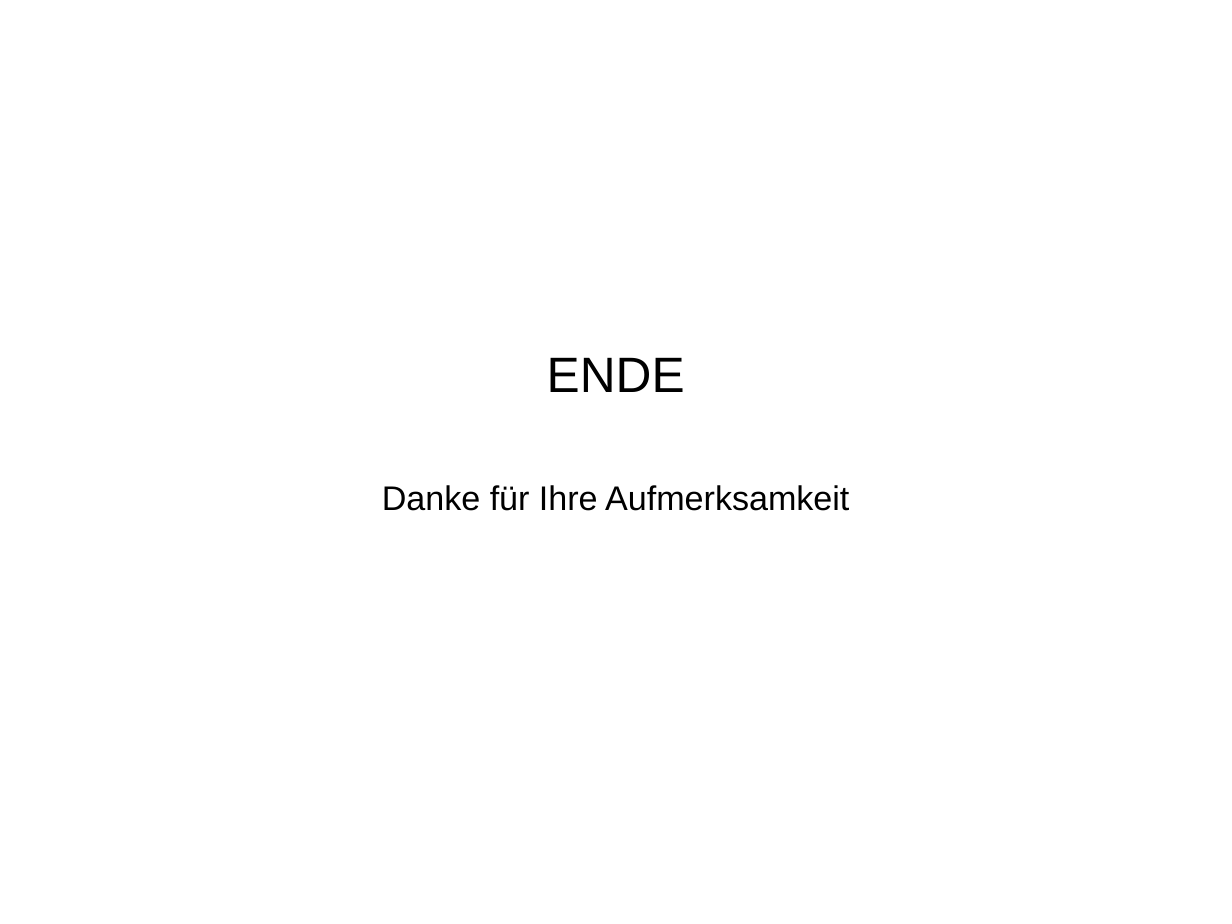
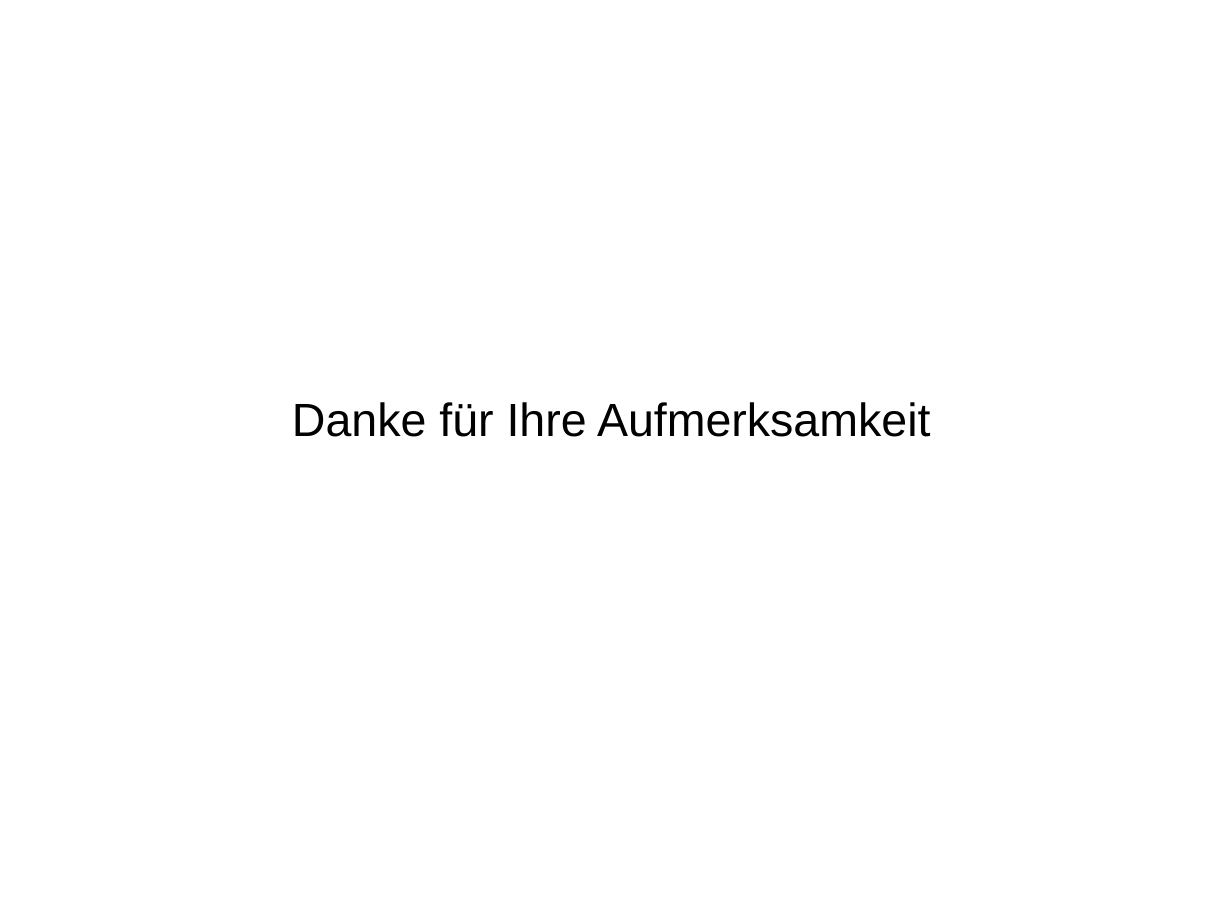
Before and after one commit to tpinetz/EDVBAG_C3, a slide deck: slide 7 of Documents/Zwischenpraesentation.ppt. Drawn at 1232x924 pixels with LibreOffice and Linux fonts; fonts in the diff are those of the drawing. Boxes give left, top, right and bottom in pixels: in the first picture for what was removed or moved away, otherwise in the second. Text is boxed around its words. In the diff, an @@ line names an element or a change of style, - is before the commit and + after.

```diff
--- a/Documents/Zwischenpraesentation.ppt
+++ b/Documents/Zwischenpraesentation.ppt
@@ text "Danke für Ihre Aufmerksamkeit" moved from (x1=382, y1=357, x2=849, y2=511) to (x1=292, y1=402, x2=930, y2=437) @@
@@ text "Danke für Ihre Aufmerksamkeit" at (x1=292, y1=402, x2=930, y2=437): size 22 to 30 pt @@
@@ text at (x1=547, y1=357, x2=685, y2=392): paragraph removed @@
-ENDE
```
Also in this commit, not shown: 5 other slides changed, 1 slide added, 1 slide removed.
